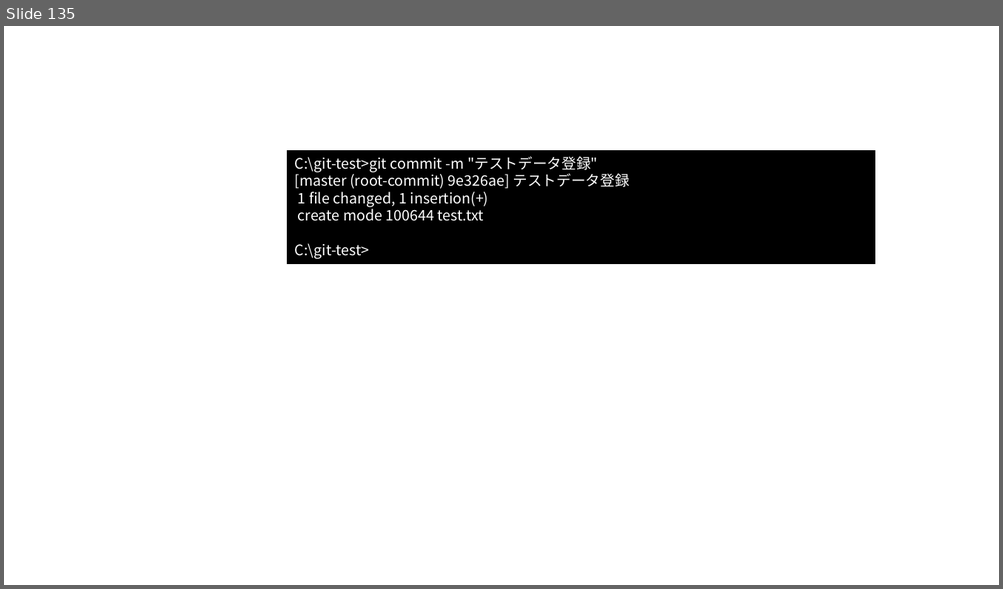
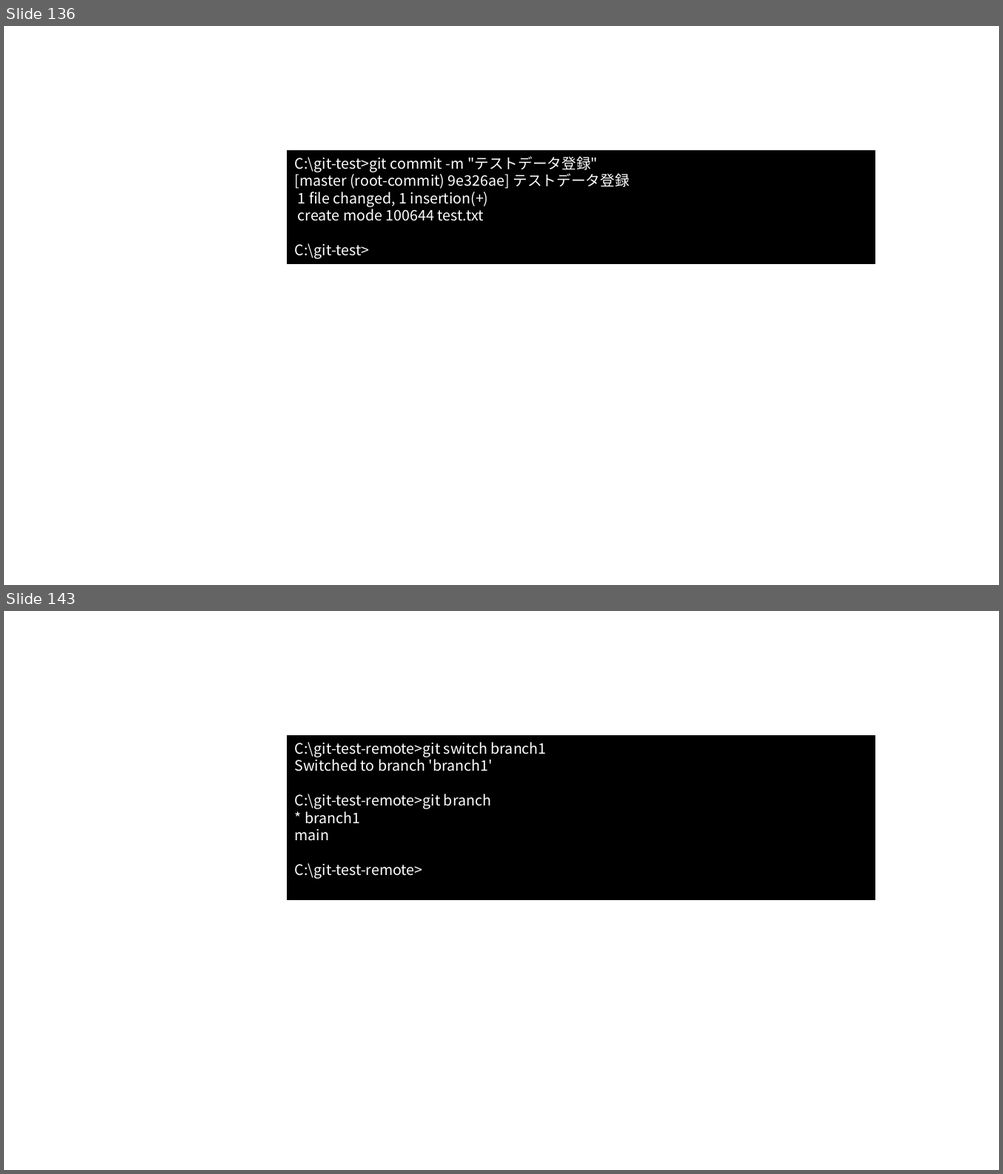
Before and after one commit to nishida2073/ai_navive, a slide deck: 01_テキスト/Git入門_図.pptx. Shown one above the other, each under a label of ours: slide 135 before the commit, slides 136 and 143 after it; the slides between them are not shown. The pictures are 1003x589 and 1003x1174 pixels, drawn with LibreOffice and Linux fonts; fonts in the diff are those of the drawing. Boxes give left, top, right and bottom in pixels: in the first picture for what was removed or moved away, otherwise in the second. Text is boxed around its words. In the diff, an @@ line names an element or a change of style, - is before the commit and + after.

```diff
--- a/01_テキスト/Git入門_図.pptx
+++ b/01_テキスト/Git入門_図.pptx
@@ slide 143 added at [4,611,999,1170], background #FFFFFF @@
@@ rectangle added at [287,735,875,900], fill #000000, outline #000000 1 pt, 14 pt, text #FFFFFF @@
+C:\git-test-remote>git switch branch1
+Switched to branch 'branch1'
+C:\git-test-remote>git branch
+* branch1
+main
+C:\git-test-remote>
@@ what was slide 135 is now slide 136 @@
```
Also in this commit, not shown: 5 slides changed, 8 other slides added, 2 slides removed, 1 other file.
